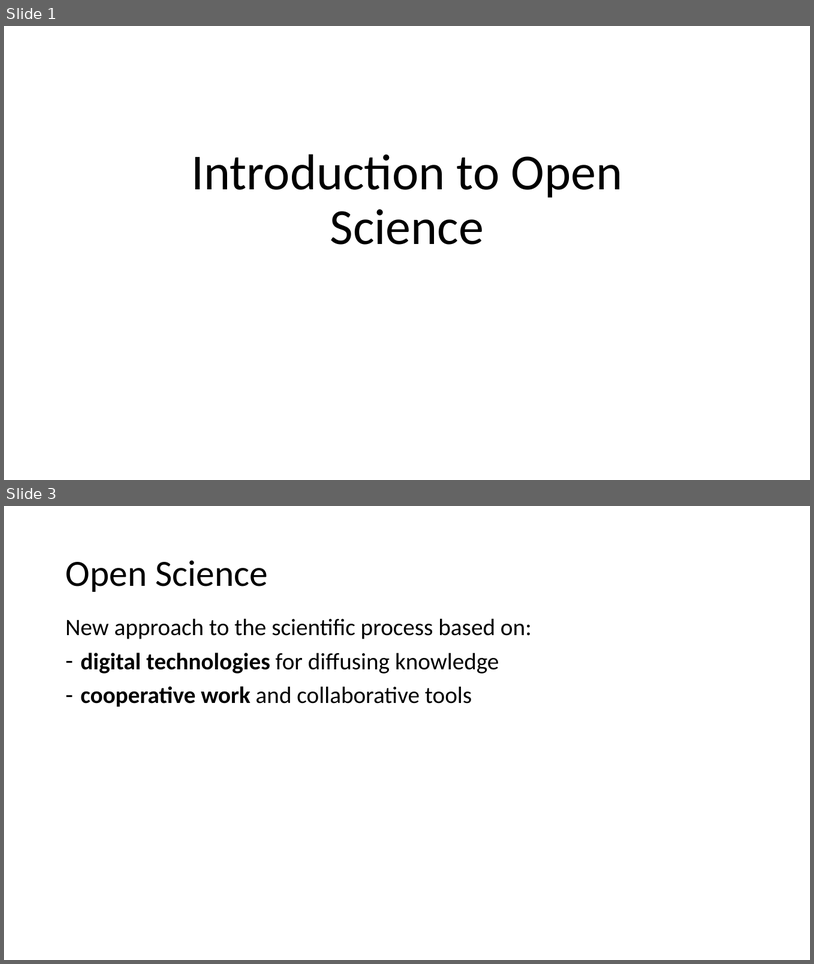
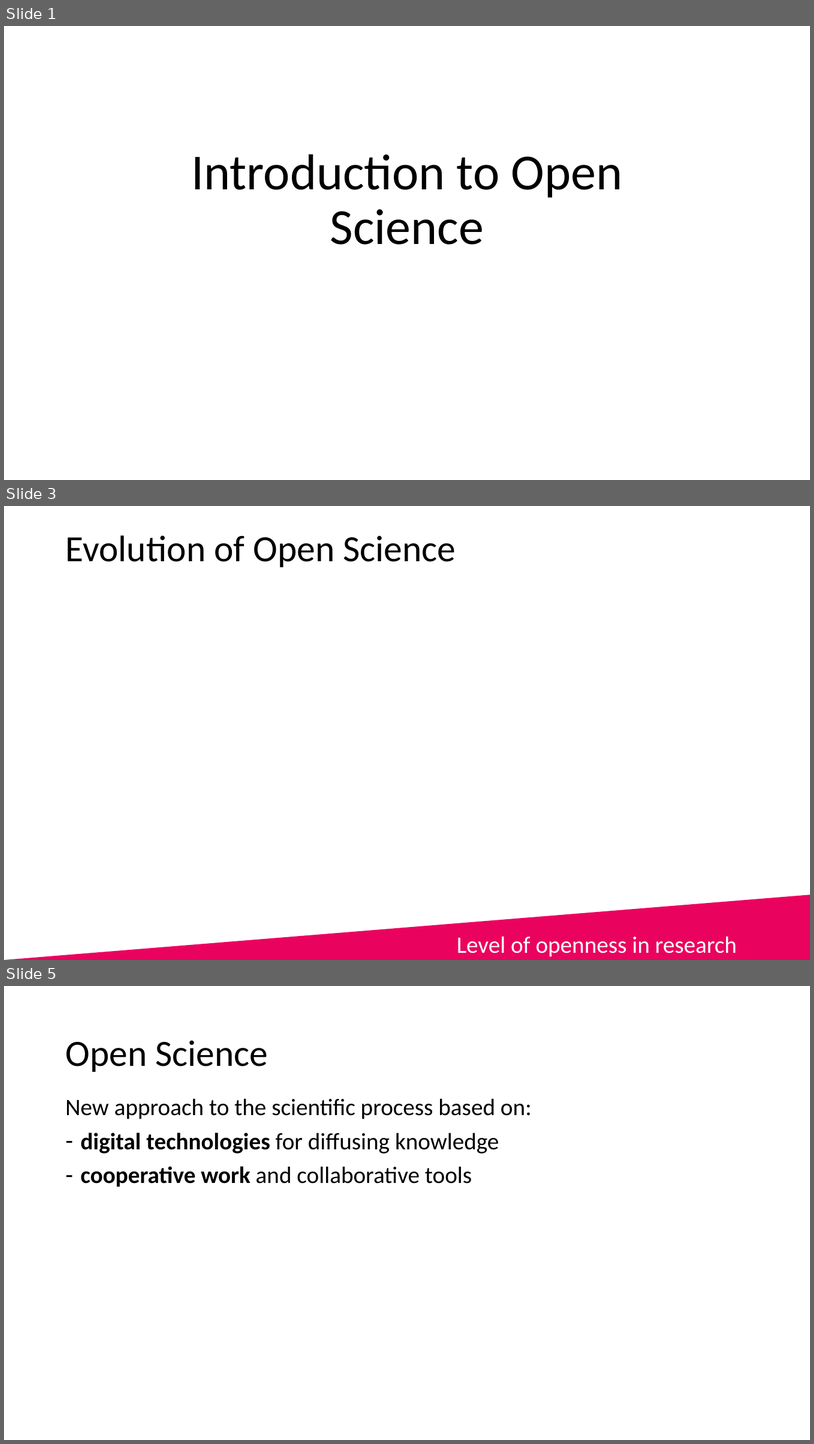
Before and after one commit to tobyhodges/solid-waddle, a slide deck: instructors/OS_Episode_v1.0.pptx. Shown one above the other, each under a label of ours: slides 1 and 3 before the commit, slides 1, 3 and 5 after it; the slides between them are not shown. The pictures are 814x964 and 814x1444 pixels, drawn with LibreOffice and Linux fonts; fonts in the diff are those of the drawing; background and template pictures are left out. Boxes give left, top, right and bottom in pixels: in the first picture for what was removed or moved away, otherwise in the second. Text is boxed around its words. In the diff, an @@ line names an element or a change of style, - is before the commit and + after.

Commit message:
Science evolution slide added

```diff
--- a/instructors/OS_Episode_v1.0.pptx
+++ b/instructors/OS_Episode_v1.0.pptx
@@ slide 3 added at [4, 506, 810, 960], background picture (left out) @@
@@ text added at [65, 535, 456, 567], 44 pt, text #000000 @@
+Evolution of Open Science
@@ right triangle added at [4, 894, 810, 960], fill #EA035E, 28 pt, text #FFFFFF @@
+Level of openness in research
@@ what was slide 3 is now slide 5 @@
```
Also in this commit, not shown: 2 slides changed.
